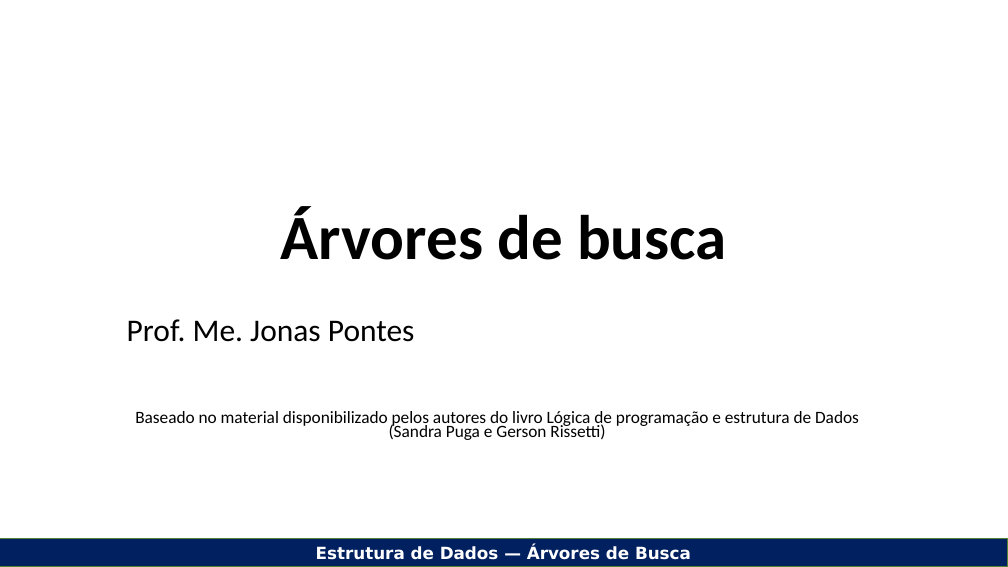
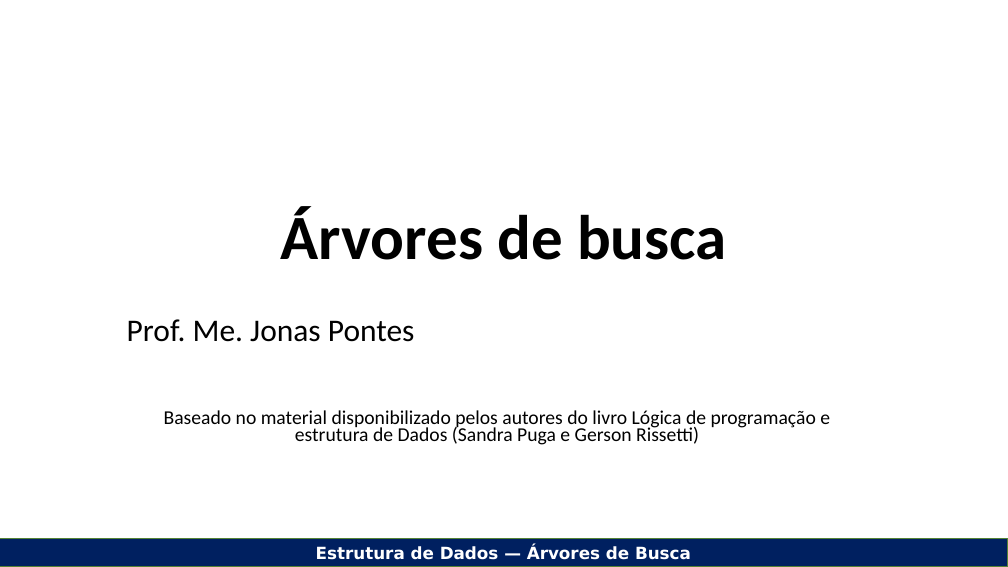
Before and after one commit to prof-jpontes/2026_2_estrutura_de_dados, a slide deck: slide 1 of unidade-06-arvores-de-busca/arvores.pptx. Drawn at 1008x567 pixels with LibreOffice and Linux fonts; fonts in the diff are those of the drawing; background and template pictures are left out. Boxes give left, top, right and bottom in pixels: in the first picture for what was removed or moved away, otherwise in the second. Text is boxed around its words. In the diff, an @@ line names an element or a change of style, - is before the commit and + after.

```diff
--- a/unidade-06-arvores-de-busca/arvores.pptx
+++ b/unidade-06-arvores-de-busca/arvores.pptx
@@ text "Baseado no material disponibilizado pelos ..." at [164, 410, 830, 445]: size 16.5 to 18.8 pt @@
```
Also in this commit, not shown: 3 other slides changed, 3 other files.
